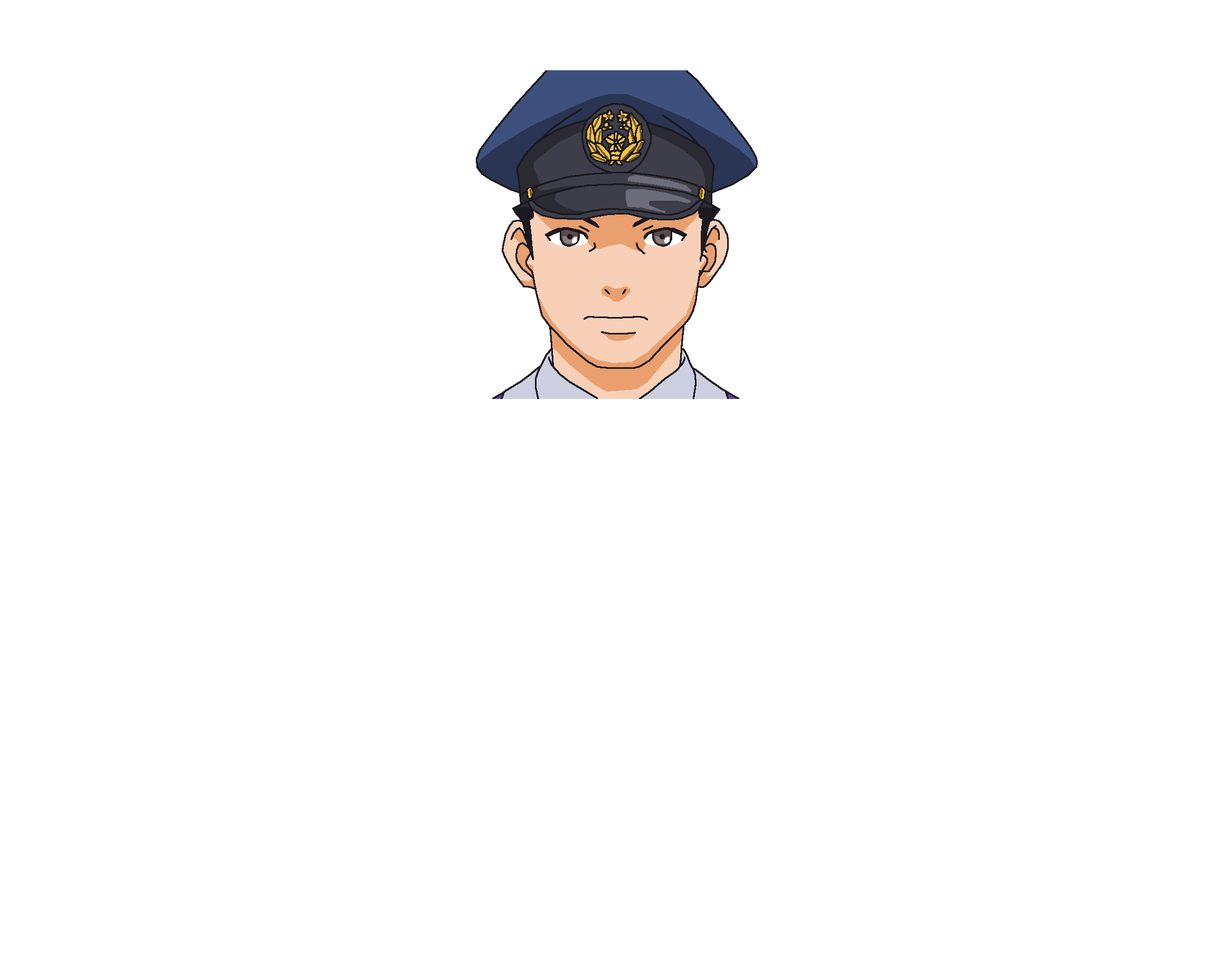
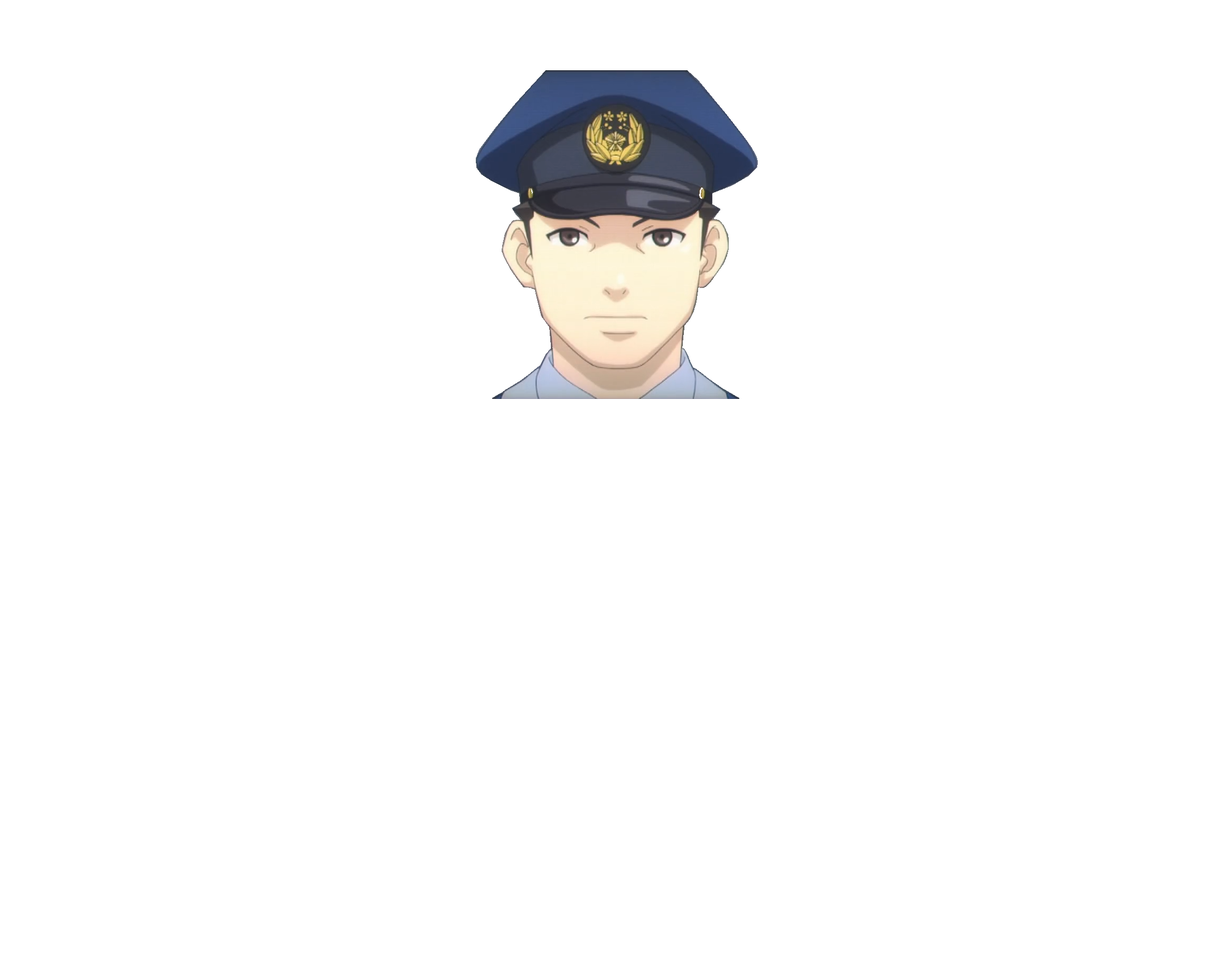
The second (1232, 977) image is a revision of the first. Changes to its layers:
hid "Layer" over [475,70,758,399]
showed "Pasted Layer #1", painted on it over [475,70,758,399]
